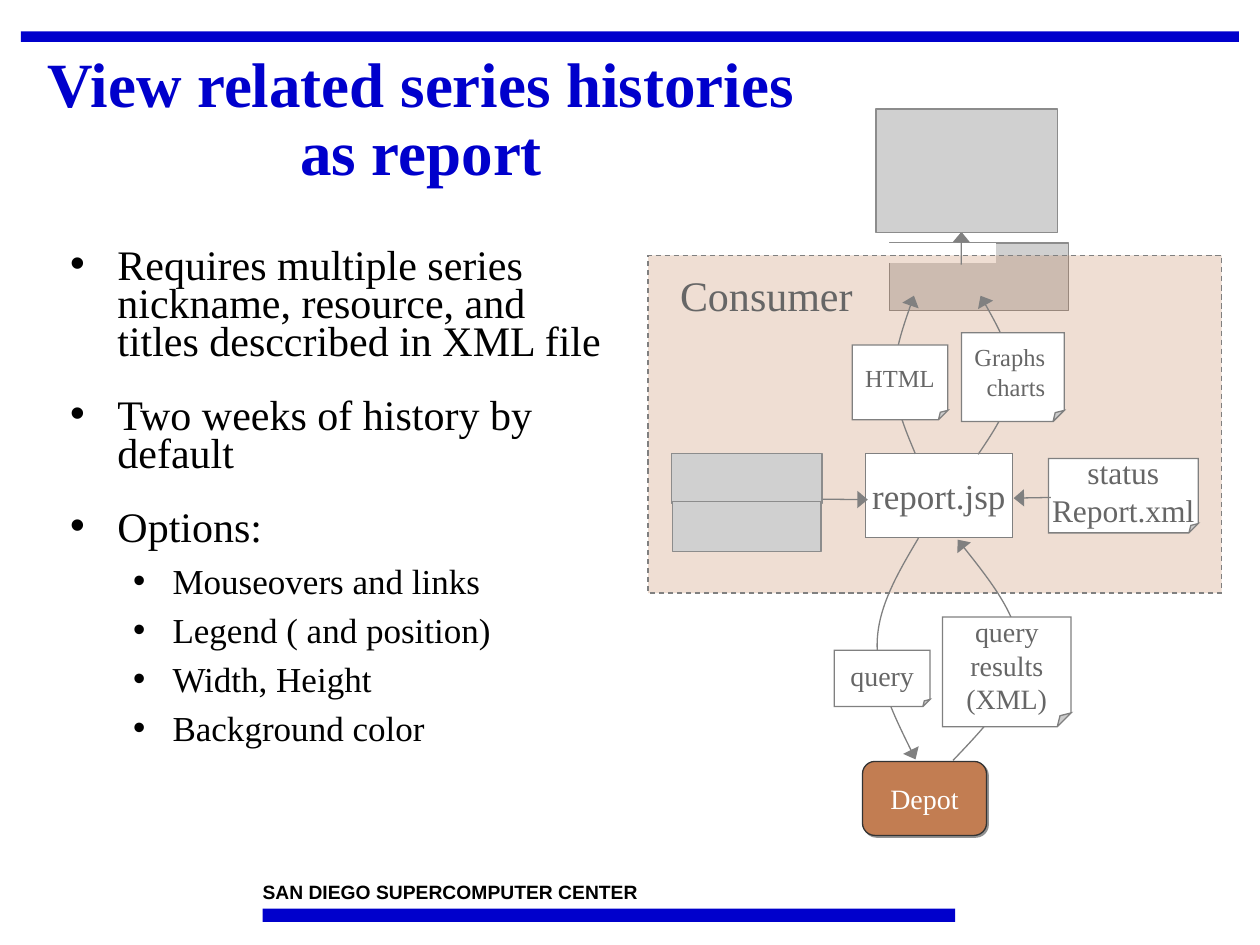
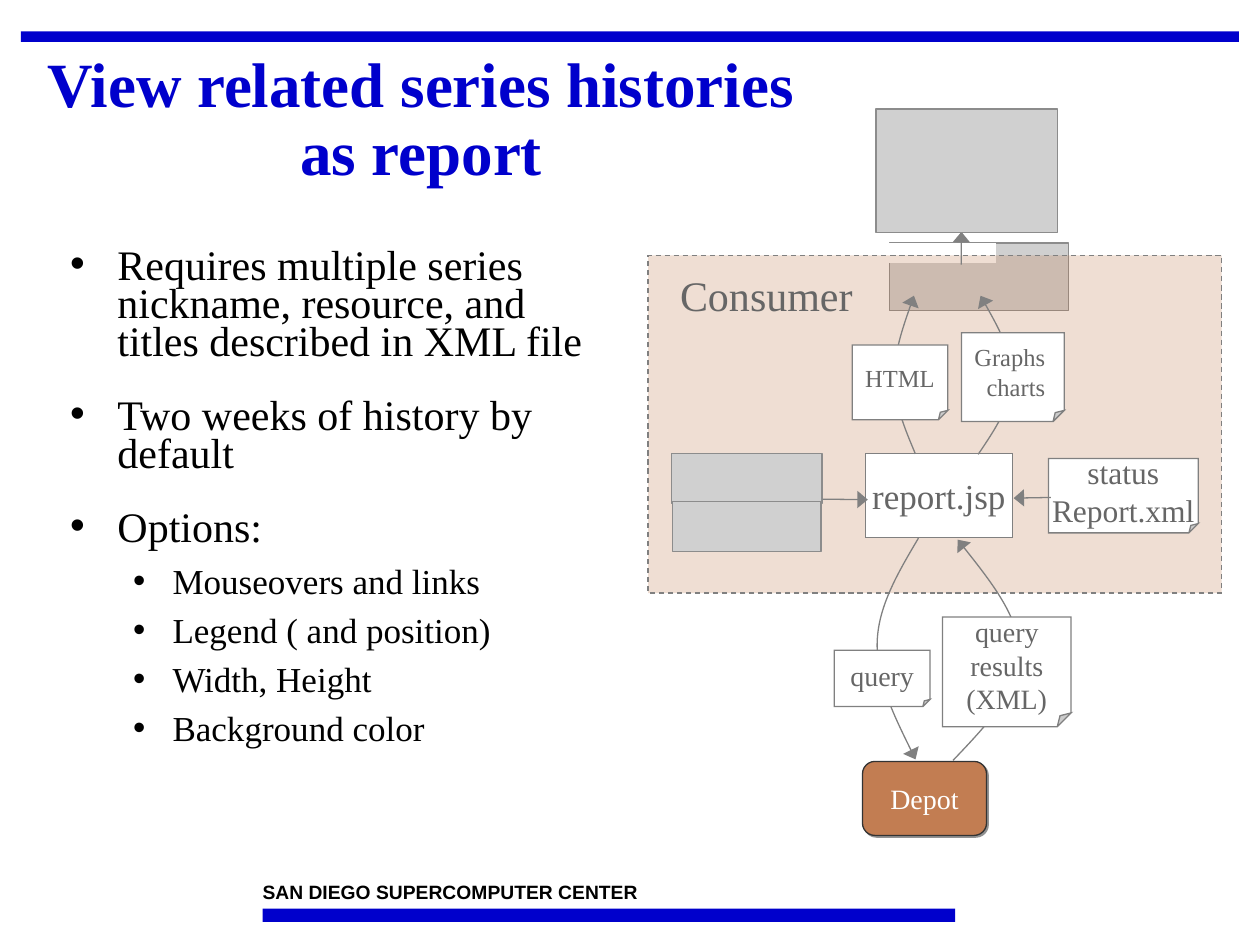
Before and after one commit to IncaProject/inca-xsede, a slide deck: slide 20 of talks/2008workshop/consumer.ppt. Drawn at 1260x945 pixels with LibreOffice and Linux fonts; fonts in the diff are those of the drawing; grey boxes stand for pictures; background and template pictures are left out. Boxes give left, top, right and bottom in pixels: in the first picture for what was removed or moved away, otherwise in the second. Text is boxed around its words. In the diff, an @@ line names an element or a change of style, - is before the commit and + after.

```diff
--- a/talks/2008workshop/consumer.ppt
+++ b/talks/2008workshop/consumer.ppt
@@ text at bbox=[117, 251, 582, 357]: text changed @@
-• Requires multiple series nickname, resource, and titles desccribed in XML file
+• Requires multiple series nickname, resource, and titles described in XML file
```
Also in this commit, not shown: 2 other slides changed.
